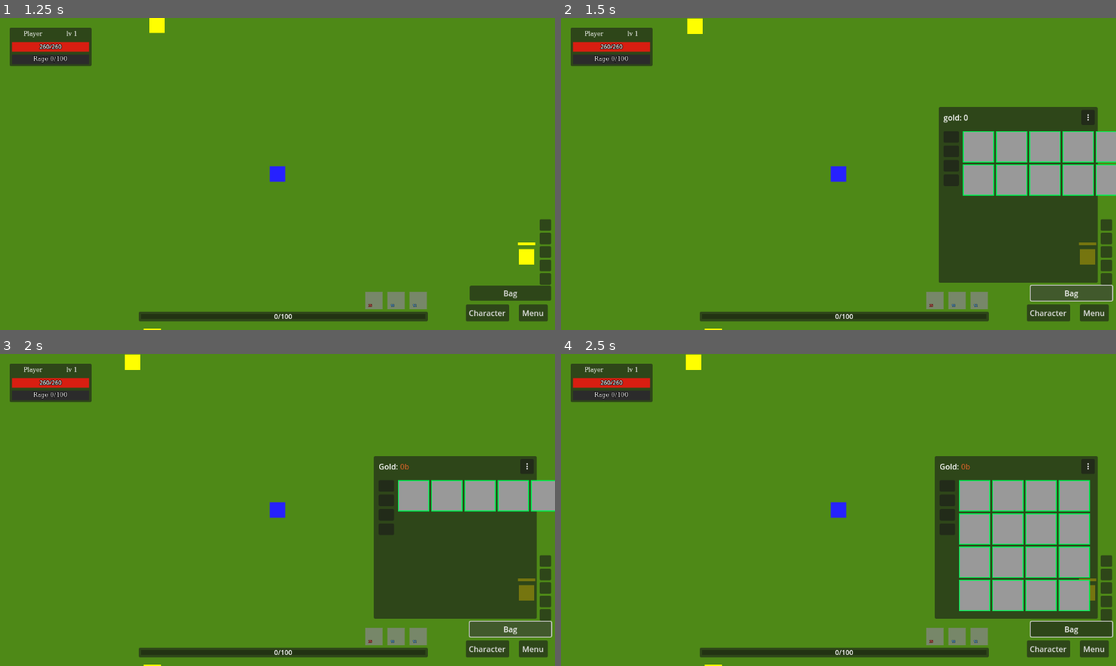
Above: before the commit, frames 1-4 (two rows, left to right).
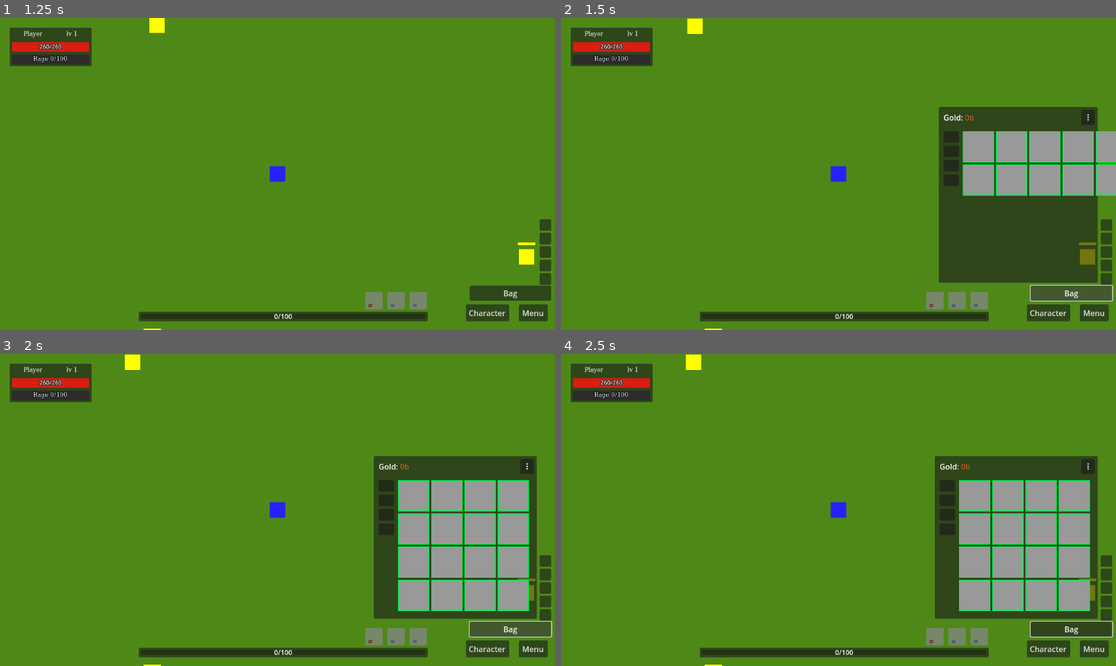
Above: after the commit, the same moments.

Repository: denisshkytko/mmo-mvp-godot
Game: Godot game, scene res://game/scenes/Main.tscn
Same seed, same stepped clock (60 frames per second), same inputs: the game is played once before the commit and once after it. This scene is started directly instead of the project's main scene. The engine's default icon, where the game draws it, is replaced by a stand-in: a white triangle on a blue panel in a dark square.
Inputs (mouse positions are in pixels of both pictures, inside the frame that each line leads up to):
- Up to frame 1 (1.25 s): drag from (416, 301) to (88, 326) at 0.52 s
- Up to frame 2 (1.5 s): click "Bag" at 1.25 s
- Up to frame 3 (2 s): no input
- Up to frame 4 (2.5 s): drag from (955, 637) to (1088, 594) at 2.02 s

Frame 1 is identical in both runs. In frame 2, less than 0.1% of the frame differs, in the area x 68-75%, y 30-34%; in frame 3, 7.3%, in the area x 71-100%, y 40-83%; in frame 4, nothing differs.

Commit message:
Avoid reflowing inventory grid on every open

Diff:
--- a/ui/game/hud/inventory_hud.gd
+++ b/ui/game/hud/inventory_hud.gd
@@ -214,16 +214,17 @@
 	else:
 		# Two-frame stabilization so GridContainer lays out correctly on first open.
 		await get_tree().process_frame
-		_layout_dirty = true
-		_last_applied_columns = -1
 		_auto_bind_player()
 		if not _is_player_ready():
 			_initial_layout_done = false
 			return
-		await _refresh()
-		await get_tree().process_frame
-		_layout_dirty = true
-		await _refresh()
+		if not _initial_layout_done:
+			await _force_initial_layout()
+			await _refresh()
+			await get_tree().process_frame
+			await _refresh()
+		else:
+			await _refresh()
 
 func _on_bag_button_pressed() -> void:
 	_toggle_inventory()
